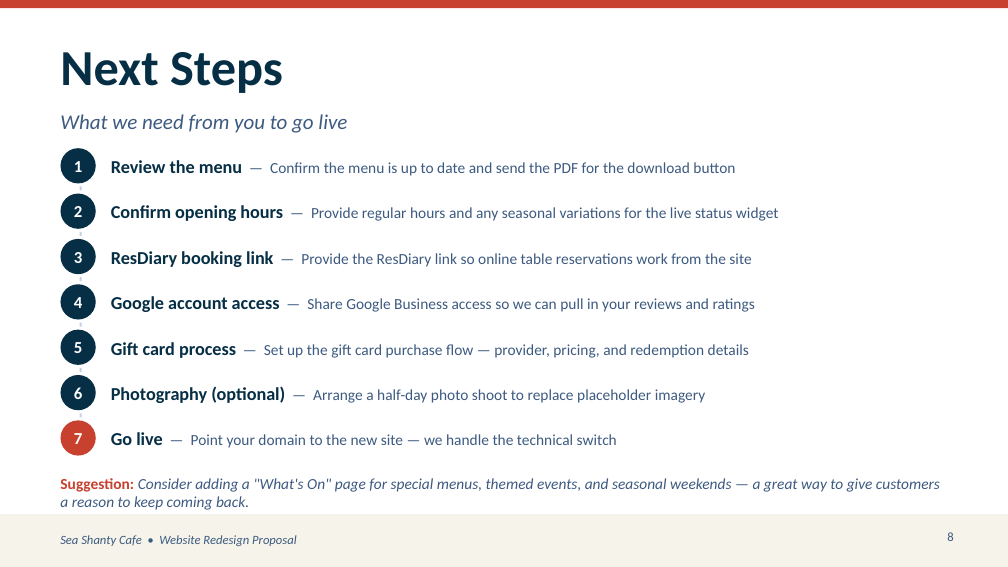
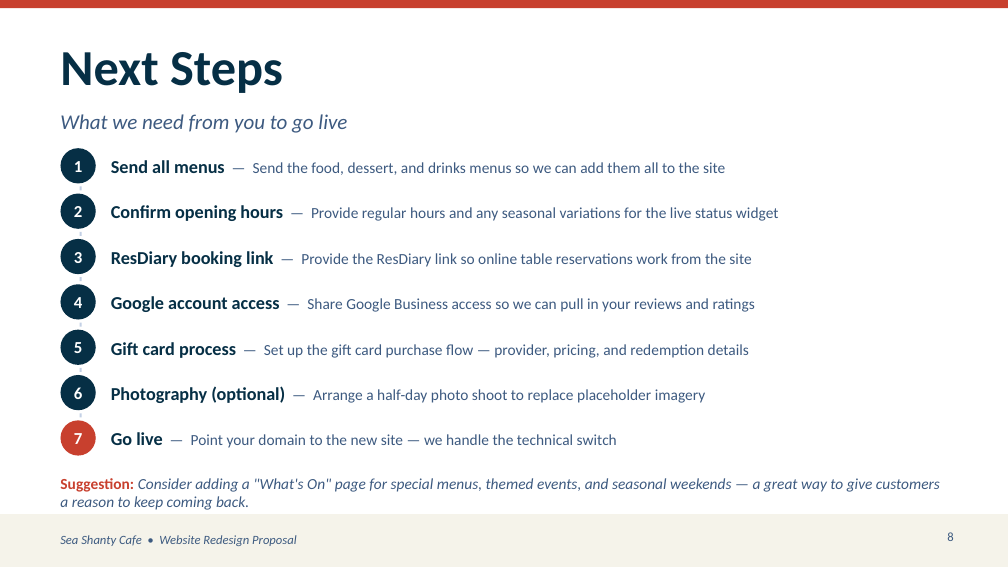
Before and after one commit to maxwalsh0-ctrl/seashantyredesign, a slide deck: slide 8 of SeaShanty_Redesign_Pitch.pptx. Drawn at 1008x567 pixels with LibreOffice and Linux fonts; fonts in the diff are those of the drawing. Boxes give left, top, right and bottom in pixels: in the first picture for what was removed or moved away, otherwise in the second. Text is boxed around its words. In the diff, an @@ line names an element or a change of style, - is before the commit and + after.

```diff
--- a/SeaShanty_Redesign_Pitch.pptx
+++ b/SeaShanty_Redesign_Pitch.pptx
@@ text at [111,160,725,175]: text changed @@
-Review the menu — Confirm the menu is up to date and send the PDF for the download button
+Send all menus — Send the food, dessert, and drinks menus so we can add them all to the site
```
Also in this commit, not shown: 3 other slides changed.
